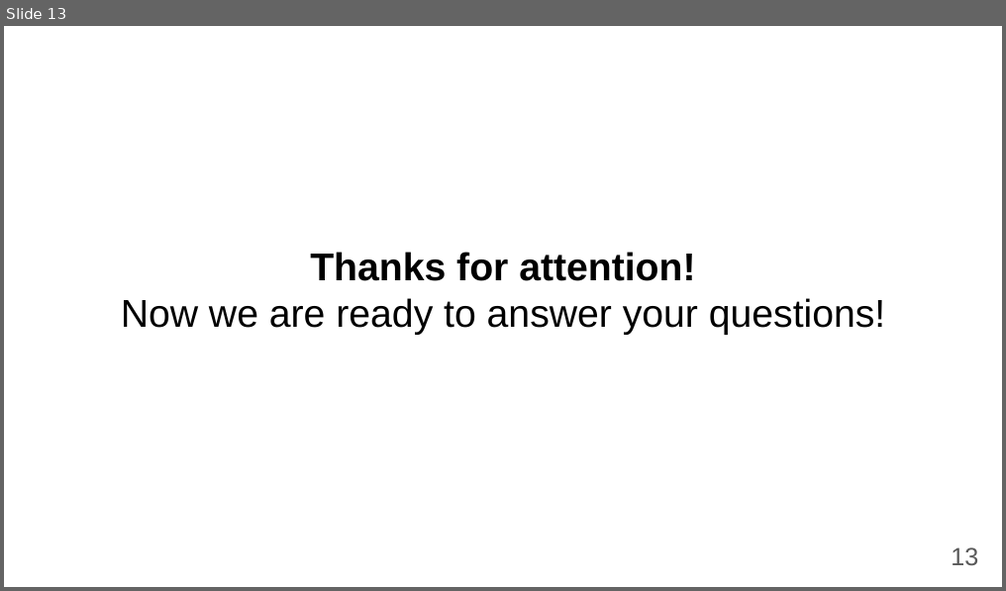
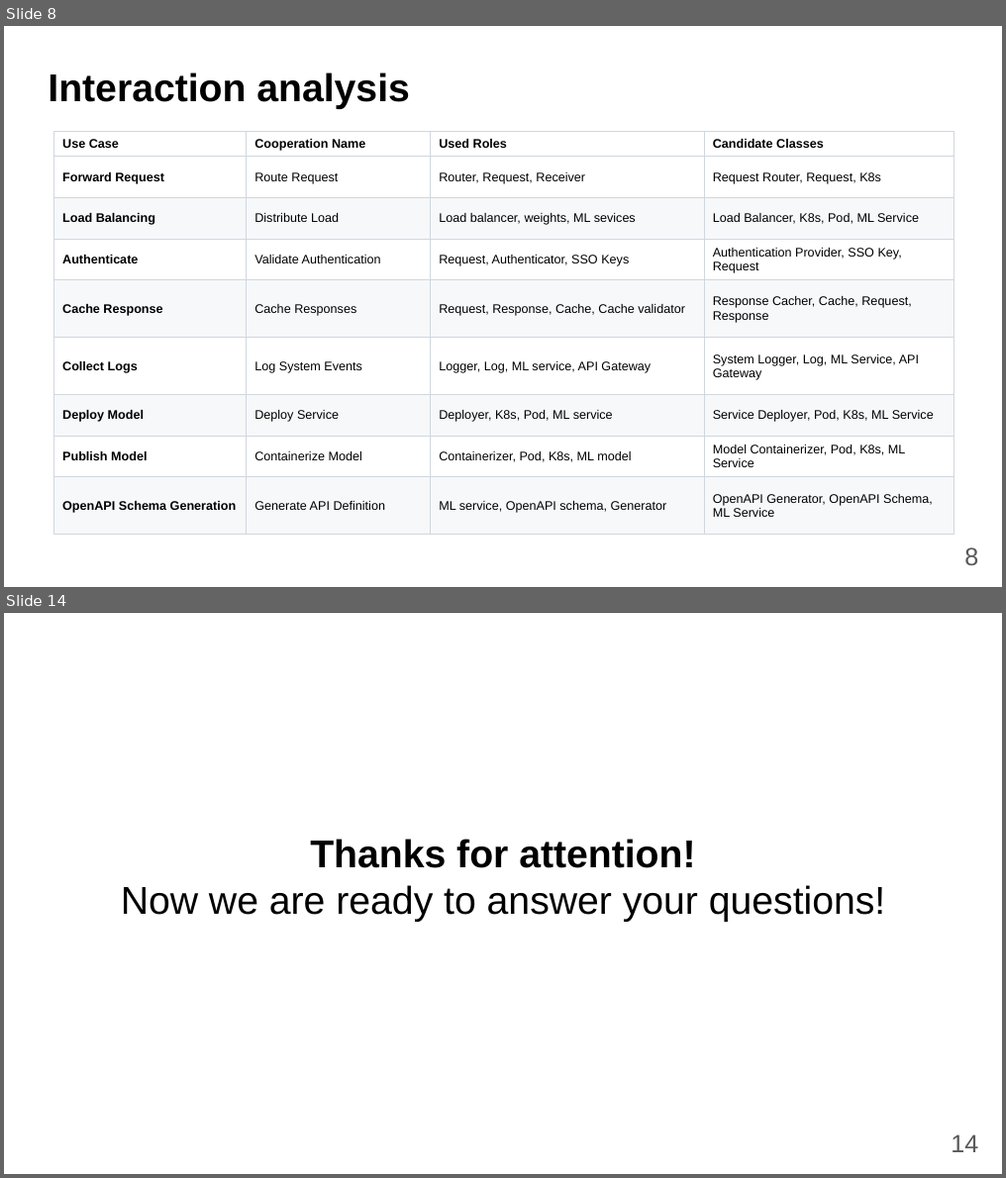
Before and after one commit to fanglores/Advanced-Software-Design, a slide deck: PracticeTasks/Final_Task/K8C_FinalTask1_(Task8).pptx. Shown one above the other, each under a label of ours: slide 13 before the commit, slides 8 and 14 after it; the slides between them are not shown. The pictures are 1006x591 and 1006x1178 pixels, drawn with LibreOffice and Linux fonts; fonts in the diff are those of the drawing. Boxes give left, top, right and bottom in pixels: in the first picture for what was removed or moved away, otherwise in the second. Text is boxed around its words. In the diff, an @@ line names an element or a change of style, - is before the commit and + after.

```diff
--- a/PracticeTasks/Final_Task/K8C_FinalTask1_(Task8).pptx
+++ b/PracticeTasks/Final_Task/K8C_FinalTask1_(Task8).pptx
@@ slide 8 added at bbox=[4, 26, 1002, 587], background #FFFFFF @@
@@ title added at bbox=[48, 73, 410, 109], 28 pt, text #000000, bold @@
+Interaction analysis
@@ table added at bbox=[54, 132, 954, 535], 9 rows, 4 columns @@
+Use Case | Cooperation Name | Used Roles | Candidate Classes
+Forward Request | Route Request | Router, Request, Receiver | Request Router, Request, K8s
+Load Balancing | Distribute Load | Load balancer, weights, ML sevices | Load Balancer, K8s, Pod, ML Service
+Authenticate | Validate Authentication | Request, Authenticator, SSO Keys | Authentication Provider, SSO Key, Request
+Cache Response | Cache Responses | Request, Response, Cache, Cache validator | Response Cacher, Cache, Request, Response
+Collect Logs | Log System Events | Logger, Log, ML service, API Gateway | System Logger, Log, ML Service, API Gateway
+Deploy Model | Deploy Service | Deployer, K8s, Pod, ML service | Service Deployer, Pod, K8s, ML Service
+Publish Model | Containerize Model | Containerizer, Pod, K8s, ML model | Model Containerizer, Pod, K8s, ML Service
+OpenAPI Schema Generation | Generate API Definition | ML service, OpenAPI schema, Generator | OpenAPI Generator, OpenAPI Schema, ML Service
@@ page number added at bbox=[964, 548, 978, 566], 18 pt, text #595959 @@
+8
@@ what was slide 13 is now slide 14 @@
@@ page number at bbox=[950, 1135, 978, 1153]: text changed @@
-13
+14
```
Also in this commit, not shown: 5 slides changed, 3 other slides added, 2 slides removed, 1 other file.
